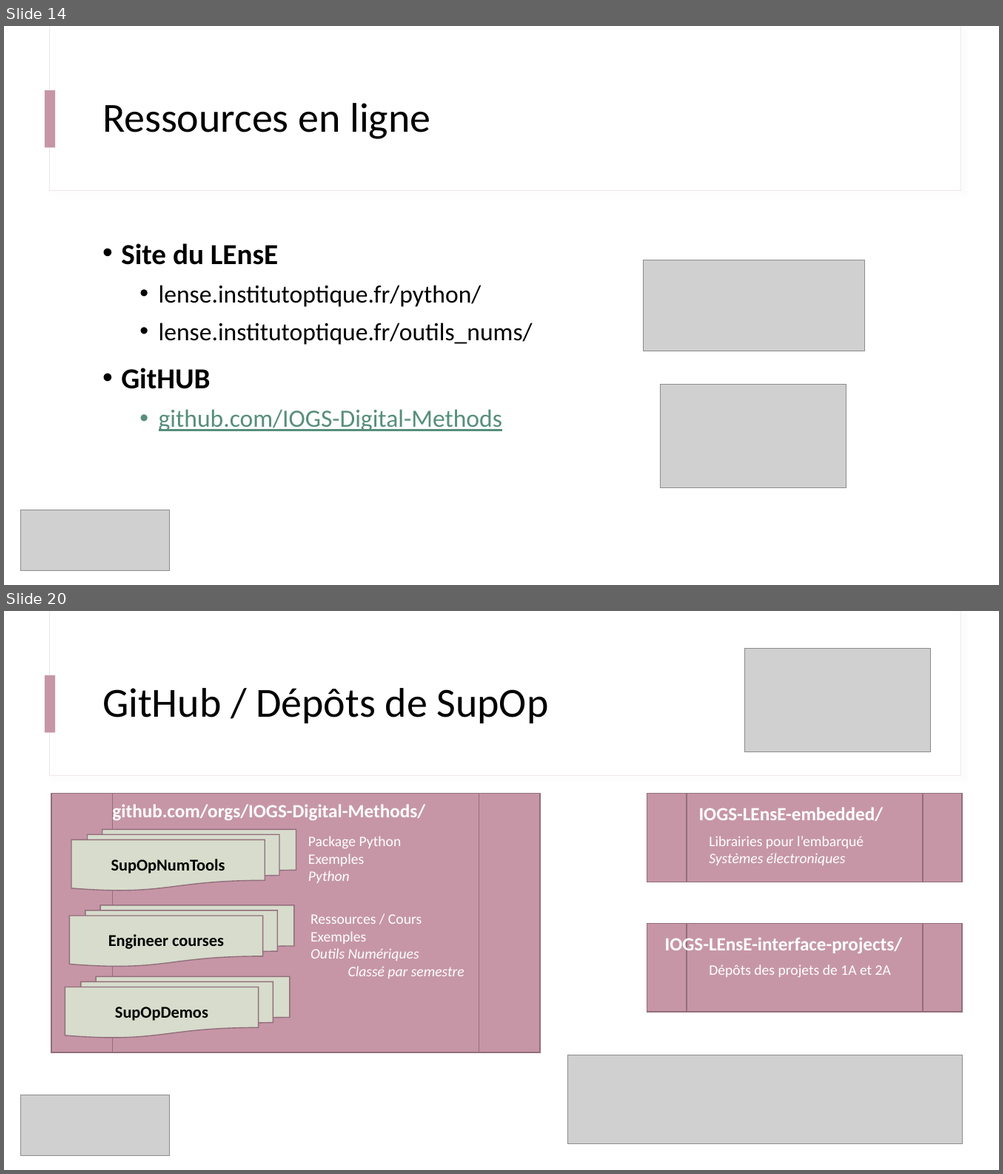
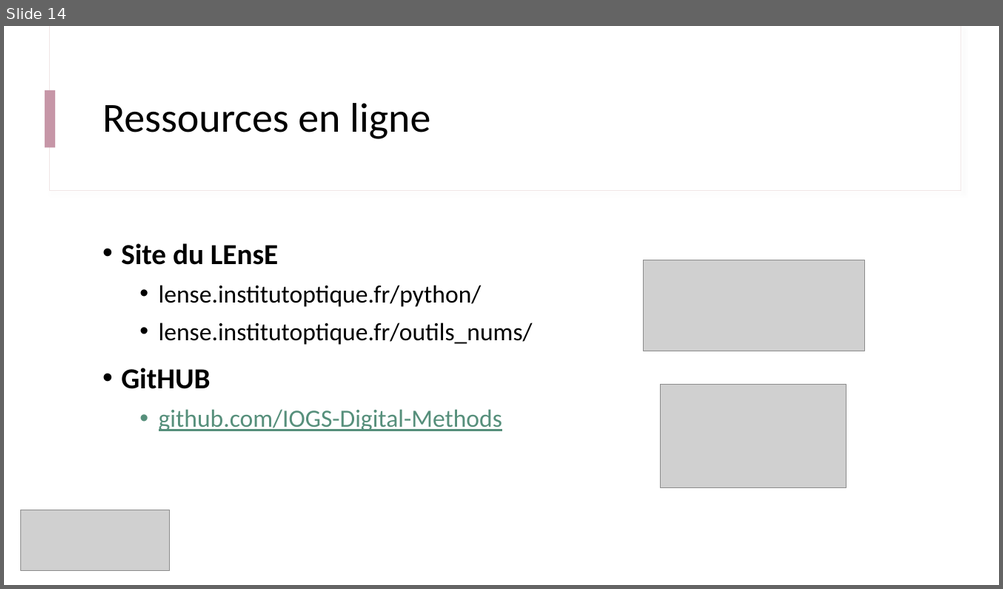
Before and after one commit to IOGS-Digital-Methods/semester-5, a slide deck: ONIP/onip_b0_intro/B0_0_Outils_Methodes.pptx. Shown one above the other, each under a label of ours: slides 14 and 20 before the commit, slide 14 after it; the slides between them are not shown. The pictures are 1003x1174 and 1003x589 pixels, drawn with LibreOffice and Linux fonts; fonts in the diff are those of the drawing; grey boxes stand for pictures. Boxes give left, top, right and bottom in pixels: in the first picture for what was removed or moved away, otherwise in the second. Text is boxed around its words. In the diff, an @@ line names an element or a change of style, - is before the commit and + after.

```diff
--- a/ONIP/onip_b0_intro/B0_0_Outils_Methodes.pptx
+++ b/ONIP/onip_b0_intro/B0_0_Outils_Methodes.pptx
@@ slide 20 removed at [4, 611, 999, 1170], background #FFFFFF; not listed: 3 template elements that a slide beside it also shows @@
@@ picture removed at [745, 648, 930, 752] @@
@@ title removed at [102, 688, 548, 723] @@
-GitHub / Dépôts de SupOp
@@ flow chart predefined process removed at [51, 794, 540, 1054] @@
@@ text removed at [112, 803, 425, 823] @@
-github.com/orgs/IOGS-Digital-Methods/
@@ flow chart predefined process removed at [647, 794, 962, 883] @@
@@ text removed at [699, 807, 883, 821] @@
-IOGS-LEnsE-embedded/
@@ flow chart multidocument removed at [71, 829, 296, 891] @@
-SupOpNumTools
@@ text removed at [308, 836, 401, 883] @@
-Package Python
-Exemples
-Python
@@ text removed at [708, 836, 863, 866] @@
-Librairies pour l’embarqué
-Systèmes électroniques
@@ flow chart multidocument removed at [70, 906, 294, 967] @@
-Engineer courses
@@ text removed at [310, 914, 464, 979] @@
-Ressources / Cours
-Exemples
-Outils Numériques
-Classé par semestre
@@ flow chart predefined process removed at [647, 923, 962, 1012] @@
@@ text removed at [665, 935, 902, 955] @@
-IOGS-LEnsE-interface-projects/
@@ text removed at [708, 965, 891, 977] @@
-Dépôts des projets de 1A et 2A
@@ flow chart multidocument removed at [65, 977, 290, 1039] @@
-SupOpDemos
@@ picture removed at [568, 1055, 962, 1145] @@
@@ picture removed at [20, 1095, 170, 1156] @@
```
Also in this commit, not shown: 5 other slides removed.
